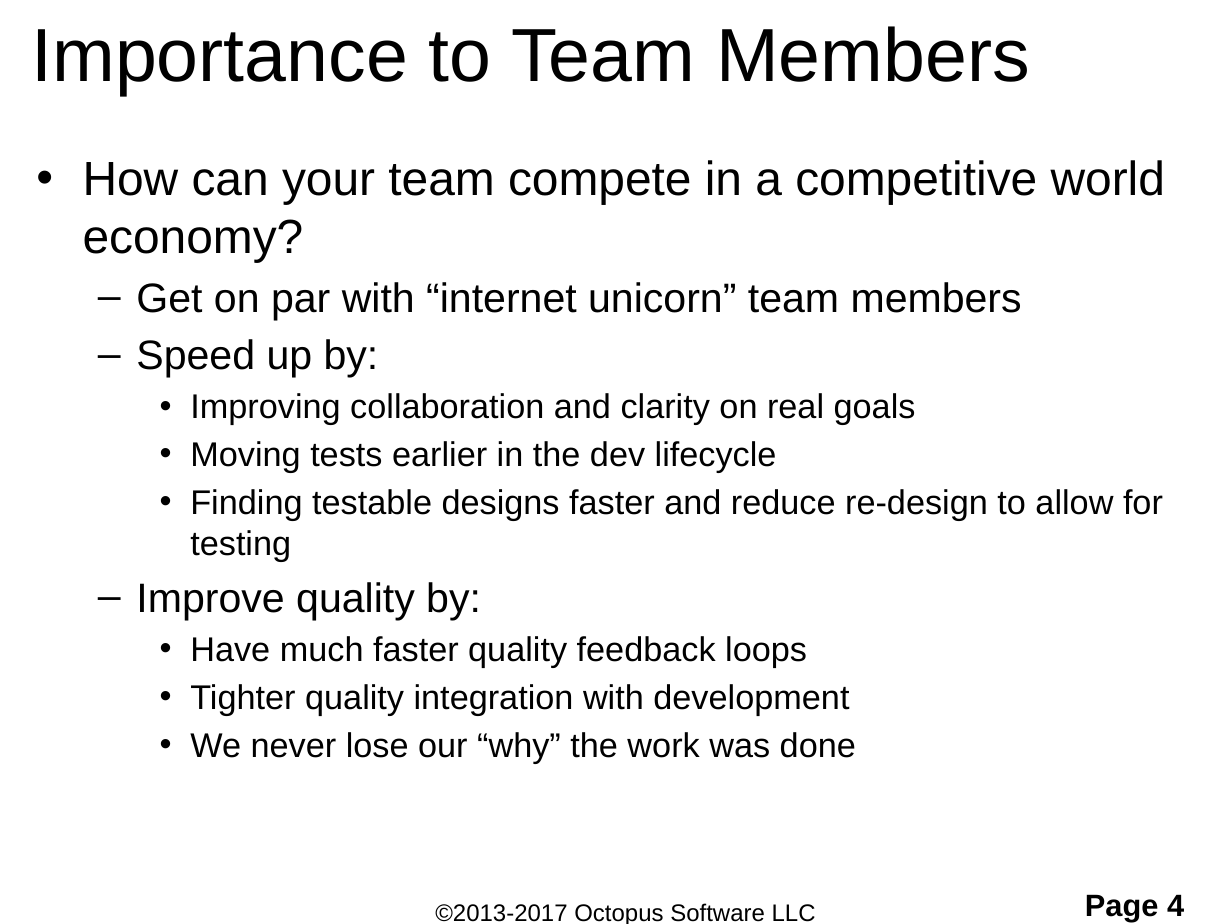
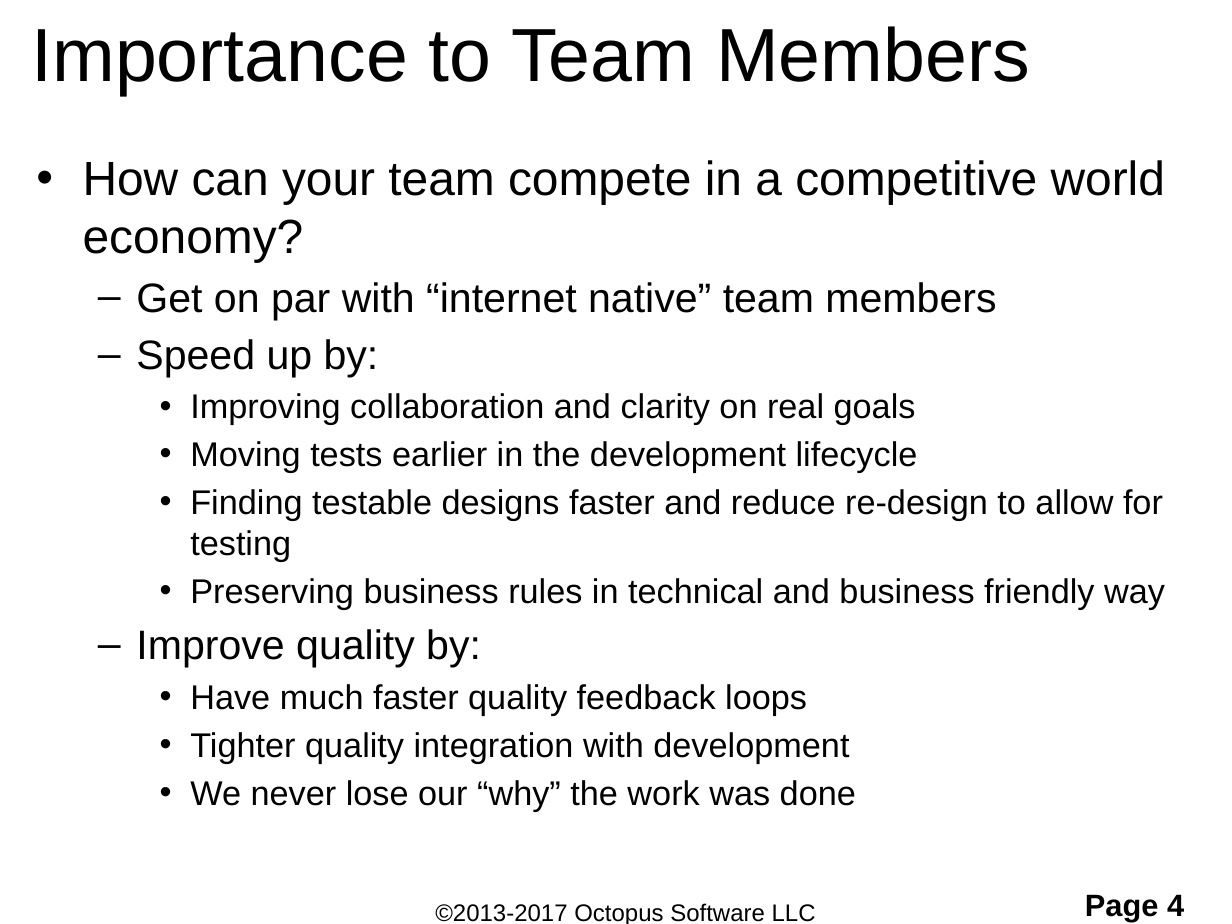
Before and after one commit to ShaneOctopus/RomanConversionStarting, a slide deck: slide 4 of workingFiles/TDD and BDD.pptx. Drawn at 1232x924 pixels with LibreOffice and Linux fonts; fonts in the diff are those of the drawing; background and template pictures are left out. Boxes give left, top, right and bottom in pixels: in the first picture for what was removed or moved away, otherwise in the second. Text is boxed around its words. In the diff, an @@ line names an element or a change of style, - is before the commit and + after.

```diff
--- a/workingFiles/TDD and BDD.pptx
+++ b/workingFiles/TDD and BDD.pptx
@@ text at box(136, 282, 996, 320): text changed @@
-  – Get on par with “internet unicorn” team members
+  – Get on par with “internet native” team members
@@ text at box(190, 441, 918, 473): text changed @@
-    • Moving tests earlier in the dev lifecycle
+    • Moving tests earlier in the development lifecycle
@@ text at box(190, 578, 1165, 610): paragraph added @@
+    • Preserving business rules in technical and business friendly way
```
Also in this commit, not shown: 16 other slides changed, 1 slide added, 2 other files.
